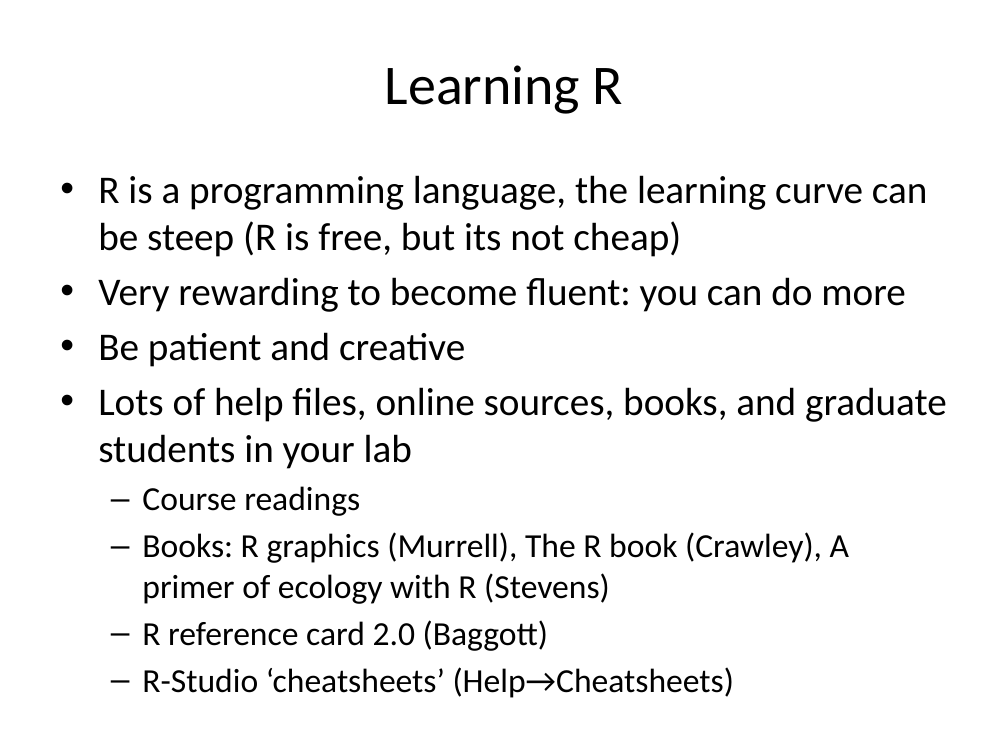
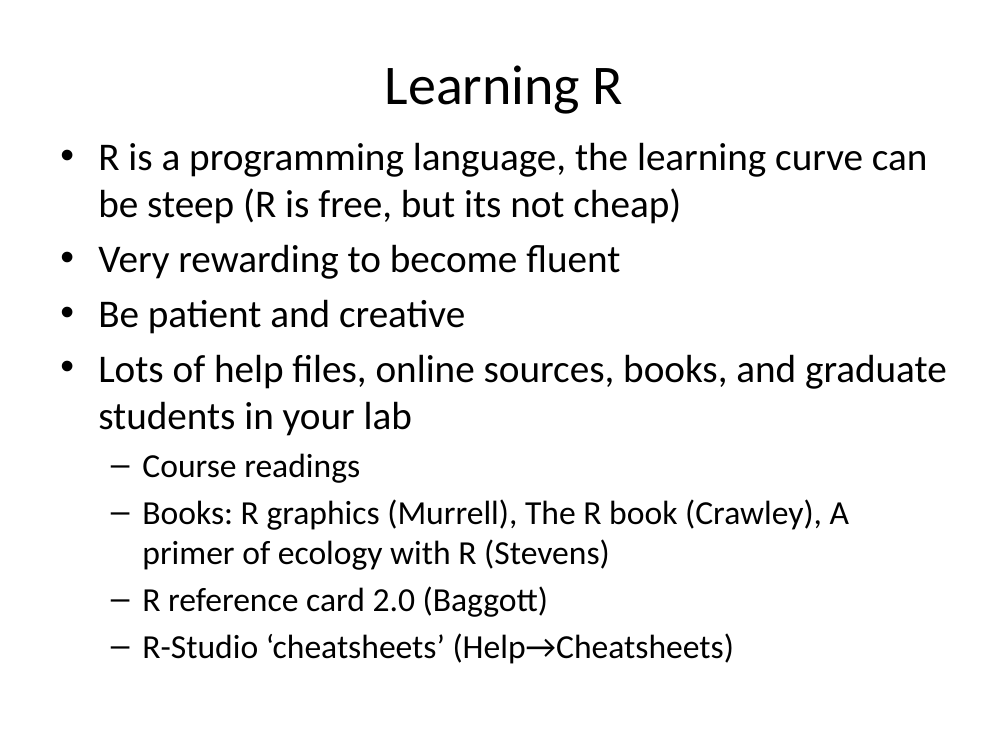
Before and after one commit to cmgienger/1-Introduction-to-R, a slide deck: slide 13 of 1-Introduction to R and Rstudio.pptx (slide 10 before the commit). Drawn at 1008x756 pixels with LibreOffice and Linux fonts; fonts in the diff are those of the drawing. Boxes give left, top, right and bottom in pixels: in the first picture for what was removed or moved away, otherwise in the second. Text is boxed around its words. In the diff, an @@ line names an element or a change of style, - is before the commit and + after.

```diff
--- a/1-Introduction to R and Rstudio.pptx
+++ b/1-Introduction to R and Rstudio.pptx
@@ text "R is a programming language, ...": place and size @@
-text "R is a programming language, ..." at bbox=[98, 175, 947, 698]
+text "R is a programming language, ..." at bbox=[98, 142, 947, 664]
@@ text at bbox=[98, 244, 620, 279]: text changed @@
-• Very rewarding to become fluent: you can do more
+• Very rewarding to become fluent
```
Also in this commit, not shown: 2 other slides changed, 3 slides added, 2 other files.
